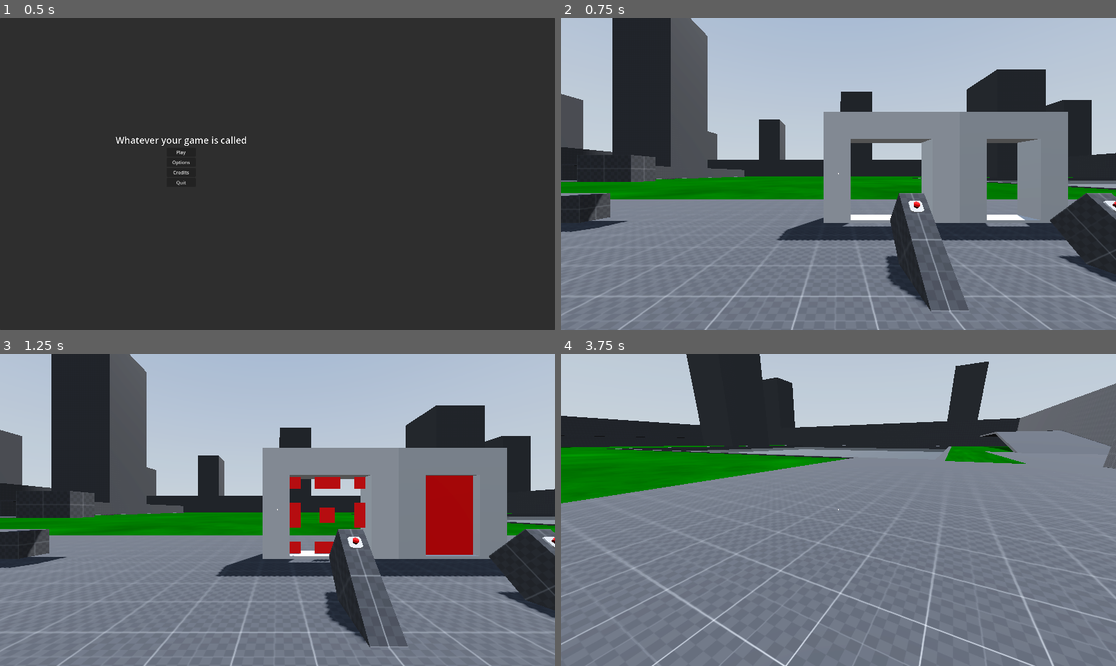
Above: before the commit, frames 1-4 (two rows, left to right).
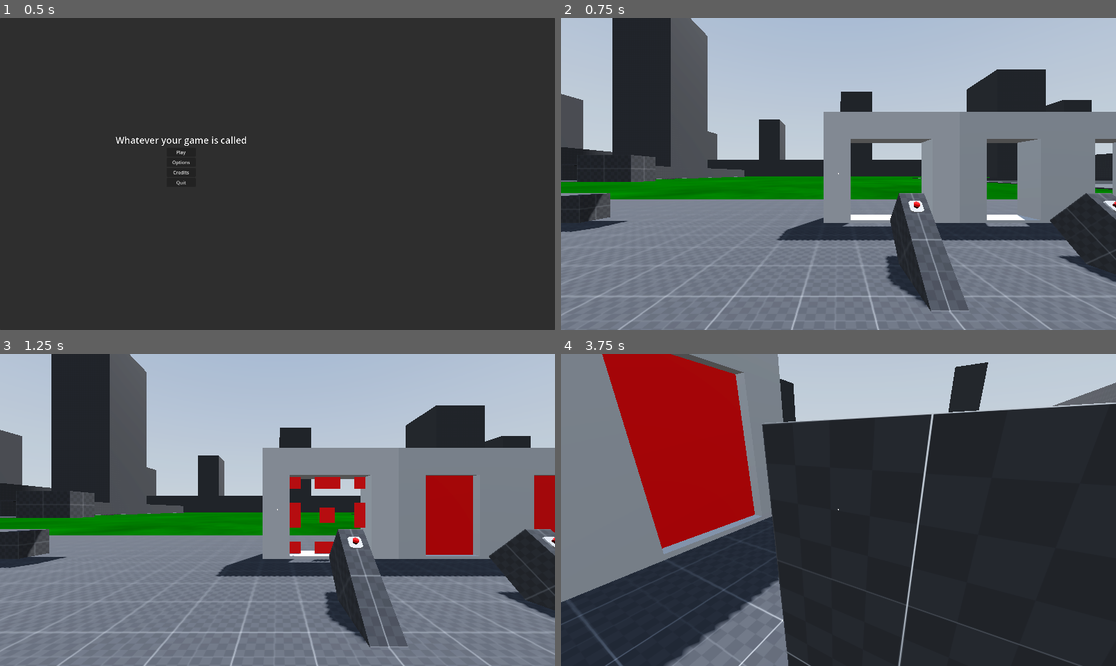
Above: after the commit, the same moments.

Repository: Nazsgull/FPS_Godot
Game: Godot game, scene res://scenes/UI/main_menu.tscn
The game is run twice, just before and just after one commit, with the same random seed, the same clock (stepped at 60 frames per second) and the same inputs. A sky picture missing from this copy of the repository is replaced by a grey-blue gradient.
Inputs (mouse positions are in pixels of both pictures, inside the frame that each line leads up to):
- Up to frame 1 (0.5 s): no input
- Up to frame 2 (0.75 s): click "Play" at 0.5 s
- Up to frame 3 (1.25 s): no input
- Up to frame 4 (3.75 s): tap Enter (ui_accept) at 1.25, 1.52, 2.27 s; move the mouse to (866, 510) at 1.27 s; hold W (forward) from 1.28 s (still down); tap E (interact) at 1.35, 2.3, 2.85 s; move the mouse to (810, 510) at 2.02 s; tap Ctrl (crouch) at 2.1 s; move the mouse to (849, 503) at 2.77 s; move the mouse to (832, 516) at 3.52 s; click (832, 516) at 3.6 s

Frame 1 is identical in both runs. In frame 2, 1.8% of the frame differs, in the area x 91-100%, y 30-59%; in frame 3, 2.3%; in frame 4, 77%, in the area x 0-100%, y 0-100%.

Commit message:
Keypad 0.5
Falta extraer de la clase Button, la funcionalidad de Interactuable a una clase superior y corrregir errores en la la escena keypad.gd

Diff:
--- /dev/null
+++ b/assets/materials/orange.tres
@@ -0,0 +1,6 @@
+[gd_resource type="StandardMaterial3D" format=3 uid="uid://dg8dy6cpg2s6l"]
+
+[resource]
+albedo_color = Color(1, 0.580392, 0.282353, 1)
+metallic_specular = 0.0
+roughness = 0.5
--- /dev/null
+++ b/assets/materials/vantablack.tres
@@ -0,0 +1,5 @@
+[gd_resource type="StandardMaterial3D" format=3 uid="uid://s4t6e7q057s"]
+
+[resource]
+shading_mode = 0
+albedo_color = Color(0, 0, 0, 1)
--- a/scenes/maps/test_area.tscn
+++ b/scenes/maps/test_area.tscn
@@ -9,6 +9,7 @@
 [ext_resource type="PackedScene" uid="uid://hxgssy3ps78p" path="res://scenes/objects/door_simple.tscn" id="6_i47mx"]
 [ext_resource type="PackedScene" uid="uid://cw4ice8i238jm" path="res://scenes/objects/Testing/test_pickup.tscn" id="7_1345l"]
 [ext_resource type="PackedScene" uid="uid://g386sbqjtrjh" path="res://scenes/objects/water_plane.tscn" id="9_si7nd"]
+[ext_resource type="PackedScene" uid="uid://by4ao52surwi3" path="res://scenes/objects/keypad.tscn" id="10_d5erw"]
 
 [sub_resource type="StandardMaterial3D" id="StandardMaterial3D_pnsss"]
 resource_local_to_scene = true
@@ -1049,6 +1050,12 @@
 size = Vector3(0.5, 1, 2)
 material = SubResource("StandardMaterial3D_pnsss")
 
+[node name="obstacle12" type="CSGBox3D" parent="."]
+transform = Transform3D(1, 0, 0, 0, 0, -1, 0, 1, 0, 49.55, 0.858578, 14.7728)
+use_collision = true
+size = Vector3(0.5, 1, 2)
+material = SubResource("StandardMaterial3D_pnsss")
+
 [node name="BT_Test2" parent="." instance=ExtResource("4_h7fie")]
 transform = Transform3D(0.25, 0, 0, 0, 0.176777, -0.176777, 0, 0.176777, 0.176777, 45.75, 1.16374, 14.639)
 
@@ -1057,6 +1064,9 @@
 
 [node name="Door2" parent="." instance=ExtResource("6_i47mx")]
 transform = Transform3D(1, 0, 0, 0, 1, 0, 0, 0, 1, 47, 0.1, 10.5)
+
+[node name="Door3" parent="." instance=ExtResource("6_i47mx")]
+transform = Transform3D(1, 0, 0, 0, 1, 0, 0, 0, 1, 51, 0.1, 10.5)
 
 [node name="test_pickup" parent="." instance=ExtResource("7_1345l")]
 transform = Transform3D(1, 0, 0, 0, 1, 0, 0, 0, 1, 36.5, 0.5, 16.55)
@@ -1073,5 +1083,8 @@
 [node name="water_plane" parent="." instance=ExtResource("9_si7nd")]
 transform = Transform3D(50, 0, 0, 0, 50, 0, 0, 0, 50, 122.6, -1.406, -33.2)
 
+[node name="keypad" parent="." instance=ExtResource("10_d5erw")]
+transform = Transform3D(1, 0, 0, 0, 1, 0, 0, 0, 1, 49.6, 1.1, 15.3)
+
 [connection signal="interacted" from="BT_Test" to="Door" method="toggle_door"]
 [connection signal="interacted" from="BT_Test2" to="Door2" method="toggle_door"]
--- a/scenes/objects/button.tscn
+++ b/scenes/objects/button.tscn
@@ -1,6 +1,6 @@
 [gd_scene load_steps=8 format=3 uid="uid://cwfdbw7eignm8"]
 
-[ext_resource type="Script" path="res://scripts/Interactable.gd" id="1_km71e"]
+[ext_resource type="Script" path="res://scripts/classes/Interactable.gd" id="1_km71e"]
 [ext_resource type="PackedScene" uid="uid://k1g58xui7tlt" path="res://assets/models_gltf/button_body.glb" id="1_yks1v"]
 [ext_resource type="PackedScene" uid="uid://cy1jcxbilc8v2" path="res://assets/models_gltf/button_presser.glb" id="2_k3p1y"]
 
--- /dev/null
+++ b/scenes/objects/keypad.tscn
@@ -0,0 +1,104 @@
+[gd_scene load_steps=5 format=3 uid="uid://by4ao52surwi3"]
+
+[ext_resource type="PackedScene" uid="uid://dqr4gd4sp7skc" path="res://scenes/parts/boton_combinacion.tscn" id="1_6rrmh"]
+[ext_resource type="Script" path="res://scripts/keypad.gd" id="1_dcfwt"]
+[ext_resource type="Material" uid="uid://chjxtb06jm8dj" path="res://assets/materials/white_B0B0B0.tres" id="1_hnfjd"]
+[ext_resource type="Material" uid="uid://s4t6e7q057s" path="res://assets/materials/vantablack.tres" id="2_x0pid"]
+
+[node name="keypad" type="Node3D"]
+script = ExtResource("1_dcfwt")
+
+[node name="vis" type="Node3D" parent="."]
+
+[node name="body" type="CSGBox3D" parent="vis"]
+transform = Transform3D(1, 0, 0, 0, 1, 0, 0, 0, 1, 0, 0.125, 0)
+size = Vector3(0.5, 0.85, 0.1)
+material = ExtResource("1_hnfjd")
+
+[node name="pantalla2" type="CSGBox3D" parent="vis"]
+transform = Transform3D(1, 0, 0, 0, 1, 0, 0, 0, 1, -1.49012e-08, 0.425, 0.055)
+size = Vector3(0.4, 0.15, 0.01)
+material = ExtResource("2_x0pid")
+
+[node name="texto_en_pantalla" type="Label3D" parent="vis"]
+transform = Transform3D(1, 0, 0, 0, 1, 0, 0, 0, 1, 0, 0.43, 0.08)
+pixel_size = 0.0001
+text = "_ _ _ _"
+font_size = 1280
+outline_size = 0
+
+[node name="botones" type="Node3D" parent="."]
+transform = Transform3D(1, 0, 0, 0, 1, 0, 0, 0, 1, 0, 0, -0.05)
+
+[node name="boton_combinacion_reset" parent="botones" instance=ExtResource("1_6rrmh")]
+transform = Transform3D(1, 0, 0, 0, 1, 0, 0, 0, 1, -0.15, -0.2, 0.1)
+text = "R"
+
+[node name="boton_combinacion_0" parent="botones" instance=ExtResource("1_6rrmh")]
+transform = Transform3D(1, 0, 0, 0, 1, 0, 0, 0, 1, 0, -0.2, 0.1)
+
+[node name="boton_combinacion_9" parent="botones" instance=ExtResource("1_6rrmh")]
+transform = Transform3D(1, 0, 0, 0, 1, 0, 0, 0, 1, 0.15, -0.05, 0.1)
+text = "9"
+
+[node name="boton_combinacion_8" parent="botones" instance=ExtResource("1_6rrmh")]
+transform = Transform3D(1, 0, 0, 0, 1, 0, 0, 0, 1, 0, -0.05, 0.1)
+text = "8"
+
+[node name="boton_combinacion_7" parent="botones" instance=ExtResource("1_6rrmh")]
+transform = Transform3D(1, 0, 0, 0, 1, 0, 0, 0, 1, -0.15, -0.05, 0.1)
+text = "7"
+
+[node name="boton_combinacion_6" parent="botones" instance=ExtResource("1_6rrmh")]
+transform = Transform3D(1, 0, 0, 0, 1, 0, 0, 0, 1, 0.15, 0.1, 0.1)
+text = "6"
+
+[node name="boton_combinacion_5" parent="botones" instance=ExtResource("1_6rrmh")]
+transform = Transform3D(1, 0, 0, 0, 1, 0, 0, 0, 1, 0, 0.1, 0.1)
+text = "5"
+
+[node name="boton_combinacion_4" parent="botones" instance=ExtResource("1_6rrmh")]
+transform = Transform3D(1, 0, 0, 0, 1, 0, 0, 0, 1, -0.15, 0.1, 0.1)
+text = "4"
+
+[node name="boton_combinacion_2" parent="botones" instance=ExtResource("1_6rrmh")]
+transform = Transform3D(1, 0, 0, 0, 1, 0, 0, 0, 1, 0, 0.25, 0.1)
+text = "2"
+
+[node name="boton_combinacion_1" parent="botones" instance=ExtResource("1_6rrmh")]
+transform = Transform3D(1, 0, 0, 0, 1, 0, 0, 0, 1, -0.15, 0.25, 0.1)
+text = "1"
+
+[node name="boton_combinacion_3" parent="botones" instance=ExtResource("1_6rrmh")]
+transform = Transform3D(1, 0, 0, 0, 1, 0, 0, 0, 1, 0.15, 0.25, 0.1)
+text = "3"
+
+[node name="boton_combinacion_enter" parent="botones" instance=ExtResource("1_6rrmh")]
+transform = Transform3D(1, 0, 0, 0, 1, 0, 0, 0, 1, 0.15, -0.2, 0.1)
+text = "E"
+
+[node name="Correcto" type="AudioStreamPlayer3D" parent="."]
+bus = &"SFX"
+
+[node name="Incorrecto" type="AudioStreamPlayer3D" parent="."]
+bus = &"SFX"
+
+[node name="Input" type="AudioStreamPlayer3D" parent="."]
+max_polyphony = 4
+bus = &"SFX"
+
+[node name="Reset" type="AudioStreamPlayer3D" parent="."]
+bus = &"SFX"
+
+[connection signal="interacted" from="botones/boton_combinacion_reset" to="." method="_on_boton_combinacion_reset_interacted"]
+[connection signal="interacted" from="botones/boton_combinacion_0" to="." method="_on_boton_combinacion_0_interacted"]
+[connection signal="interacted" from="botones/boton_combinacion_9" to="." method="_on_boton_combinacion_9_interacted"]
+[connection signal="interacted" from="botones/boton_combinacion_8" to="." method="_on_boton_combinacion_8_interacted"]
+[connection signal="interacted" from="botones/boton_combinacion_7" to="." method="_on_boton_combinacion_7_interacted"]
+[connection signal="interacted" from="botones/boton_combinacion_6" to="." method="_on_boton_combinacion_6_interacted"]
+[connection signal="interacted" from="botones/boton_combinacion_5" to="." method="_on_boton_combinacion_5_interacted"]
+[connection signal="interacted" from="botones/boton_combinacion_4" to="." method="_on_boton_combinacion_4_interacted"]
+[connection signal="interacted" from="botones/boton_combinacion_2" to="." method="_on_boton_combinacion_2_interacted"]
+[connection signal="interacted" from="botones/boton_combinacion_1" to="." method="_on_boton_combinacion_1_interacted"]
+[connection signal="interacted" from="botones/boton_combinacion_3" to="." method="_on_boton_combinacion_3_interacted"]
+[connection signal="interacted" from="botones/boton_combinacion_enter" to="." method="_on_boton_combinacion_enter_interacted"]
--- /dev/null
+++ b/scenes/parts/boton_combinacion.tscn
@@ -0,0 +1,71 @@
+[gd_scene load_steps=7 format=3 uid="uid://dqr4gd4sp7skc"]
+
+[ext_resource type="Script" path="res://scripts/boton_combinacion.gd" id="1_vjmff"]
+[ext_resource type="Material" uid="uid://dg8dy6cpg2s6l" path="res://assets/materials/orange.tres" id="2_6w5y3"]
+
+[sub_resource type="BoxShape3D" id="BoxShape3D_fogme"]
+size = Vector3(0.1, 0.1, 0.1)
+
+[sub_resource type="Animation" id="Animation_4053p"]
+resource_name = "push"
+length = 0.25
+step = 0.01
+tracks/0/type = "value"
+tracks/0/imported = false
+tracks/0/enabled = true
+tracks/0/path = NodePath("boton_combinacion/CSGBox3D:position")
+tracks/0/interp = 1
+tracks/0/loop_wrap = true
+tracks/0/keys = {
+"times": PackedFloat32Array(0, 0.08, 0.25),
+"transitions": PackedFloat32Array(1, 1, 1),
+"update": 0,
+"values": [Vector3(0, 0, -0.005), Vector3(0, 0, -0.03), Vector3(0, 0, -0.005)]
+}
+
+[sub_resource type="Animation" id="Animation_8j8bu"]
+length = 0.001
+tracks/0/type = "value"
+tracks/0/imported = false
+tracks/0/enabled = true
+tracks/0/path = NodePath("boton_combinacion/CSGBox3D:position")
+tracks/0/interp = 1
+tracks/0/loop_wrap = true
+tracks/0/keys = {
+"times": PackedFloat32Array(0),
+"transitions": PackedFloat32Array(1),
+"update": 0,
+"values": [Vector3(0, 0, -0.005)]
+}
+
+[sub_resource type="AnimationLibrary" id="AnimationLibrary_he4gb"]
+_data = {
+"RESET": SubResource("Animation_8j8bu"),
+"push": SubResource("Animation_4053p")
+}
+
+[node name="Area3D" type="Area3D"]
+collision_layer = 128
+collision_mask = 0
+script = ExtResource("1_vjmff")
+
+[node name="CollisionShape3D" type="CollisionShape3D" parent="."]
+shape = SubResource("BoxShape3D_fogme")
+
+[node name="boton_combinacion" type="Node3D" parent="."]
+
+[node name="CSGBox3D" type="CSGBox3D" parent="boton_combinacion"]
+transform = Transform3D(1, 0, 0, 0, 1, 0, 0, 0, 1, 0, 0, -0.005)
+size = Vector3(0.1, 0.1, 0.05)
+material = ExtResource("2_6w5y3")
+
+[node name="Label3D" type="Label3D" parent="boton_combinacion/CSGBox3D"]
+transform = Transform3D(1, 0, 0, 0, 1, 0, 0, 0, 1, 0, 0, 0.03)
+pixel_size = 0.0001
+text = "0"
+font_size = 512
+
+[node name="AnimationPlayer" type="AnimationPlayer" parent="."]
+libraries = {
+"": SubResource("AnimationLibrary_he4gb")
+}
--- /dev/null
+++ b/scripts/boton_combinacion.gd
@@ -0,0 +1,18 @@
+extends "res://scripts/classes/Interactable.gd"
+
+@onready var label = $boton_combinacion/CSGBox3D/Label3D
+
+#anim_player = $AnimationPlayer
+
+@export var text = "0"
+
+func _init():
+	anim_player = $AnimationPlayer
+
+
+func _ready():
+	label.text = text
+
+# Called every frame. 'delta' is the elapsed time since the previous frame.
+func _process(_delta):
+	pass
--- /dev/null
+++ b/scripts/keypad.gd
@@ -0,0 +1,99 @@
+extends Node3D
+
+signal combinacion_es_correcta
+signal combinacion_es_incorrecta
+
+@export_range(0,99999999) var combinacion_correcta:int = 0000
+var combinacion_actual = 0
+var digito_actual = str(combinacion_correcta).length()
+var digitos_totales = str(combinacion_correcta).length()
+var texto_final:String = ""
+@onready var texto_en_pantalla = $vis/texto_en_pantalla
+@onready var correcto = $Correcto
+@onready var incorrecto = $Incorrecto
+@onready var input = $Input
+@onready var reset = $Reset
+
+
+
+func _compara_combinacion():
+	if combinacion_actual == combinacion_correcta:
+		emit_signal("combinacion_es_correcta")
+		correcto.play()
+	else:
+		emit_signal("combinacion_es_incorrecta")
+		incorrecto.play()
+
+func relay(num:int):
+	input.play()
+	combinacion_actual = combinacion_actual + num * (10^digito_actual-1)
+	digito_actual = digito_actual - 1
+	texto_final = str(combinacion_actual)
+	for i in range(0,digitos_totales-digito_actual):
+		texto_final.insert(texto_final.length()-1," _")
+
+func _reset():
+	reset.play()
+	combinacion_actual = null
+	digito_actual = str(combinacion_correcta).length()
+
+func _update_screen():
+	texto_en_pantalla.text = str(combinacion_actual)
+
+func _on_boton_combinacion_reset_interacted(_body):
+	_reset()
+	_update_screen()
+
+func _on_boton_combinacion_0_interacted(_body):
+	relay(0)
+	_update_screen()
+
+
+func _on_boton_combinacion_9_interacted(_body):
+	relay(9)
+	_update_screen()
+
+
+func _on_boton_combinacion_8_interacted(_body):
+	relay(8)
+	_update_screen()
+
+
+func _on_boton_combinacion_7_interacted(_body):
+	relay(7)
+	_update_screen()
+
+
+func _on_boton_combinacion_6_interacted(_body):
+	relay(6)
+	_update_screen()
+
+
+func _on_boton_combinacion_5_interacted(_body):
+	relay(5)
+	_update_screen()
+
+
+func _on_boton_combinacion_4_interacted(_body):
+	relay(4)
+	_update_screen()
+
+
+func _on_boton_combinacion_2_interacted(_body):
+	relay(2)
+	_update_screen()
+
+
+func _on_boton_combinacion_1_interacted(_body):
+	relay(1)
+	_update_screen()
+
+
+func _on_boton_combinacion_3_interacted(_body):
+	relay(3)
+	_update_screen()
+
+
+func _on_boton_combinacion_enter_interacted(_body):
+	_compara_combinacion()
+	_update_screen()
Not shown: 1 places in scenes/maps/test_area.tscn that only renumber resources
Renamed: scripts/Interactable.gd -> scripts/classes/Interactable.gd
